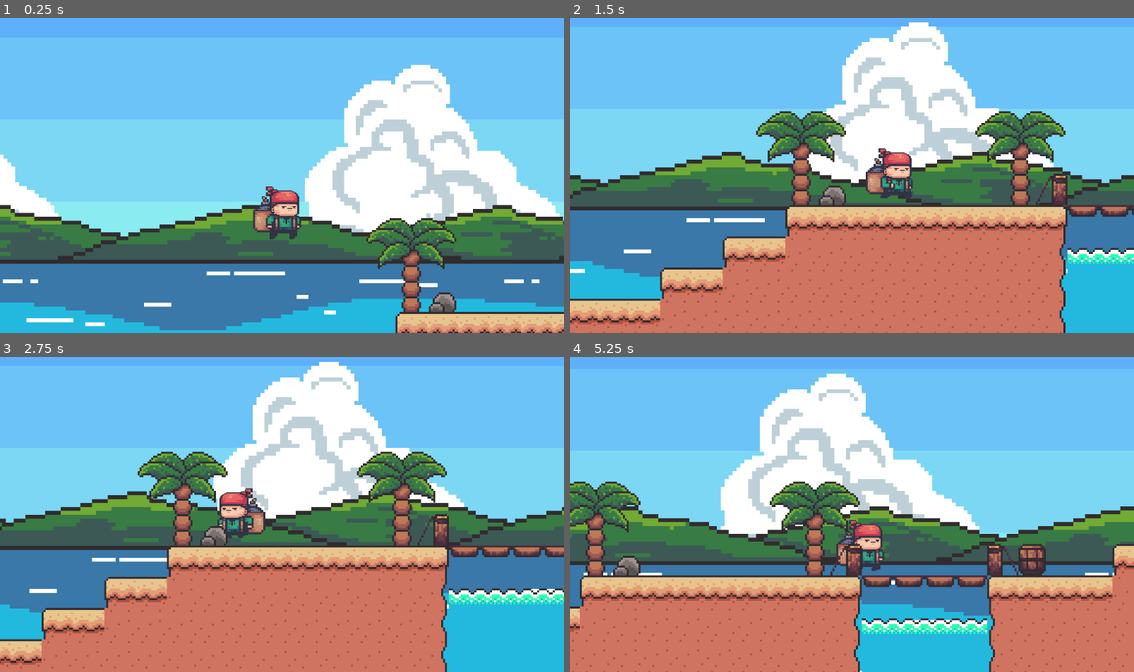
Above: before the commit, frames 1-4 (two rows, left to right).
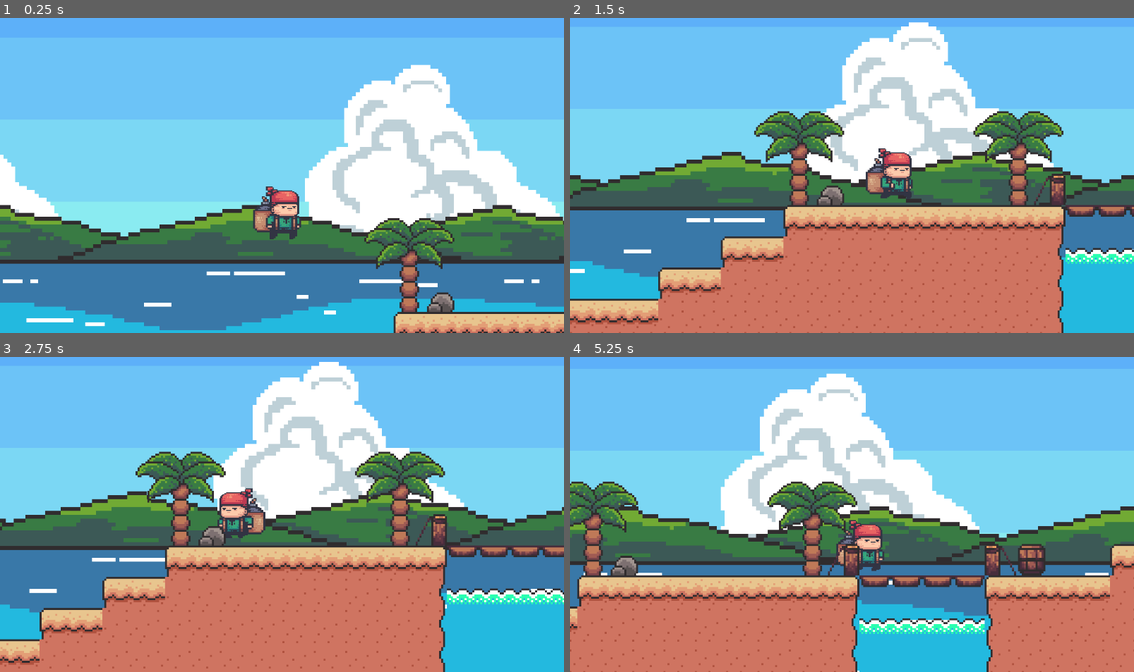
Above: after the commit, the same moments.

Repository: Masayidalfa/lolp-game
Game: Godot game, scene res://scene/main.tscn
Two runs of this game, one before a commit and one after it. Both use one fixed random seed, a clock stepped at 60 frames per second and the inputs below.
Inputs:
- Up to frame 1 (0.25 s): no input
- Up to frame 2 (1.5 s): tap Enter (ui_accept) at 0.5, 0.77 s; hold Right (ui_right) from 0.53 s (still down)
- Up to frame 3 (2.75 s): tap Enter (ui_accept) at 1.52 s; release Right (ui_right) at 2.03 s; hold Left (ui_left) from 2.03 s (still down)
- Up to frame 4 (5.25 s): release Left (ui_left) at 2.78 s; hold Right (ui_right) 2.78-4.28 s; tap Enter (ui_accept) at 3.02, 3.77, 4.52 s; hold Left (ui_left) 4.28-5.03 s; hold Right (ui_right) from 5.03 s (still down)

The runs differ from the first frame. In frame 1, 1.6% of the frame differs, in the area x 64-100%, y 63-100%; in frame 2, 5.9%; in frame 3, 6.0%; in frame 4, 6.8%, in the area x 0-100%, y 39-100%.

Commit message:
add feature moving platform

Diff:
--- /dev/null
+++ b/MovingPlatform.tscn
@@ -0,0 +1,35 @@
+[gd_scene load_steps=5 format=3 uid="uid://bg1euskagcriu"]
+
+[ext_resource type="Script" uid="uid://cri53h0vx7hyl" path="res://script/moving_platform.gd" id="1_0ltmk"]
+[ext_resource type="Texture2D" uid="uid://ctxsyji2el3iu" path="res://assets/sprites/tiles/beach.png" id="2_r32mm"]
+
+[sub_resource type="RectangleShape2D" id="RectangleShape2D_k63f6"]
+size = Vector2(20, 16)
+
+[sub_resource type="RectangleShape2D" id="RectangleShape2D_0ltmk"]
+size = Vector2(20, 17)
+
+[node name="MovingPlatform" type="Node2D"]
+script = ExtResource("1_0ltmk")
+
+[node name="Sprite2D" type="Sprite2D" parent="."]
+texture_filter = 1
+position = Vector2(0, -9.536743e-07)
+scale = Vector2(0.44620755, 0.3770454)
+texture = ExtResource("2_r32mm")
+region_enabled = true
+region_rect = Rect2(-0.259, 15.863, 48.113, 44.927)
+
+[node name="CollisionShape2D" type="StaticBody2D" parent="."]
+
+[node name="CollisionShape2D" type="CollisionShape2D" parent="CollisionShape2D"]
+shape = SubResource("RectangleShape2D_k63f6")
+
+[node name="Area2D" type="Area2D" parent="."]
+
+[node name="CollisionShape2D" type="CollisionShape2D" parent="Area2D"]
+position = Vector2(0, -0.5)
+shape = SubResource("RectangleShape2D_0ltmk")
+
+[connection signal="body_entered" from="Area2D" to="." method="_on_area_2d_body_entered"]
+[connection signal="body_exited" from="Area2D" to="." method="_on_area_2d_body_exited"]
--- a/scene/main.tscn
+++ b/scene/main.tscn
@@ -53,6 +53,9 @@
 [ext_resource type="Texture2D" uid="uid://dwlgiup3v3cmw" path="res://assets/sprites/background/grassland/bg_cloud.png" id="48_km826"]
 [ext_resource type="Texture2D" uid="uid://gsyqa14ruftf" path="res://assets/sprites/background/grassland/bg_mount.png" id="49_p2s8b"]
 [ext_resource type="Script" uid="uid://cw3rikiv0rf3x" path="res://script/bg_trigger.gd" id="53_p2s8b"]
+[ext_resource type="PackedScene" uid="uid://bg1euskagcriu" path="res://MovingPlatform.tscn" id="55_fhhrp"]
+
+[sub_resource type="GDScript" id="GDScript_vhvp1"]
 
 [sub_resource type="SpriteFrames" id="SpriteFrames_kfelt"]
 animations = [{
@@ -543,8 +546,9 @@
 size = Vector2(613, 289)
 
 [node name="Node2D" type="Node2D"]
-
-[node name="Player" type="CharacterBody2D" parent="."]
+script = SubResource("GDScript_vhvp1")
+
+[node name="Player" type="CharacterBody2D" parent="." groups=["player"]]
 scale = Vector2(0.5, 0.5)
 script = ExtResource("1_4jm02")
 
@@ -564,9 +568,9 @@
 zoom = Vector2(4, 4)
 position_smoothing_enabled = true
 
-[node name="StaticBody2D" type="StaticBody2D" parent="."]
-
-[node name="CollisionShape2D" type="CollisionShape2D" parent="StaticBody2D"]
+[node name="WorldBoundary" type="StaticBody2D" parent="."]
+
+[node name="CollisionShape2D" type="CollisionShape2D" parent="WorldBoundary"]
 shape = SubResource("WorldBoundaryShape2D_4jm02")
 
 [node name="Background" type="Node2D" parent="." groups=["BackgroundManager"]]
@@ -680,7 +684,6 @@
 
 [node name="Ground" type="TileMapLayer" parent="."]
 texture_filter = 1
-position = Vector2(1, 0)
 tile_map_data = PackedByteArray("AAD0/xEAAAAAAAEAAAD0/xIAAAAAAAIAAAD1/xEAAAABAAEAAAD1/xIAAAABAAIAAAD2/xEAAAABAAEAAAD2/x …(13680 unchanged characters)…
 tile_set = SubResource("TileSet_gj7ui")
 
@@ -706,5 +709,10 @@
 position = Vector2(2029, 576)
 shape = SubResource("RectangleShape2D_vhvp1")
 
+[node name="DynamicPlatforns" type="Node2D" parent="."]
+
+[node name="MovingPlatform" parent="." instance=ExtResource("55_fhhrp")]
+position = Vector2(-221, 267)
+
 [connection signal="body_entered" from="BGTrigers/ToGrassland" to="BGTrigers/ToGrassland" method="_on_body_entered"]
 [connection signal="body_exited" from="BGTrigers/ToGrassland" to="BGTrigers/ToGrassland" method="_on_body_exited"]
--- /dev/null
+++ b/script/moving_platform.gd
@@ -0,0 +1,28 @@
+extends Node2D
+
+@export var move_speed := 50
+@export var move_distance := 64
+var direction := 1
+var start_y := 0
+var player_on_top = null
+
+func _ready():
+	start_y = position.y
+
+func _process(delta):
+	var new_y = position.y + direction * move_speed * delta
+	if abs(new_y - start_y) > move_distance:
+		direction *= -1
+	position.y += direction * move_speed * delta
+
+	# Gerakkan player bersamaan
+	if player_on_top:
+		player_on_top.position.y += direction * move_speed * delta
+
+func _on_area_2d_body_entered(body):
+	if body.is_in_group("player"):
+		player_on_top = body
+
+func _on_area_2d_body_exited(body):
+	if body == player_on_top:
+		player_on_top = null
Not shown: 1 places in scene/main.tscn that only renumber resources
Not shown, added: script/moving_platform.gd.uid
